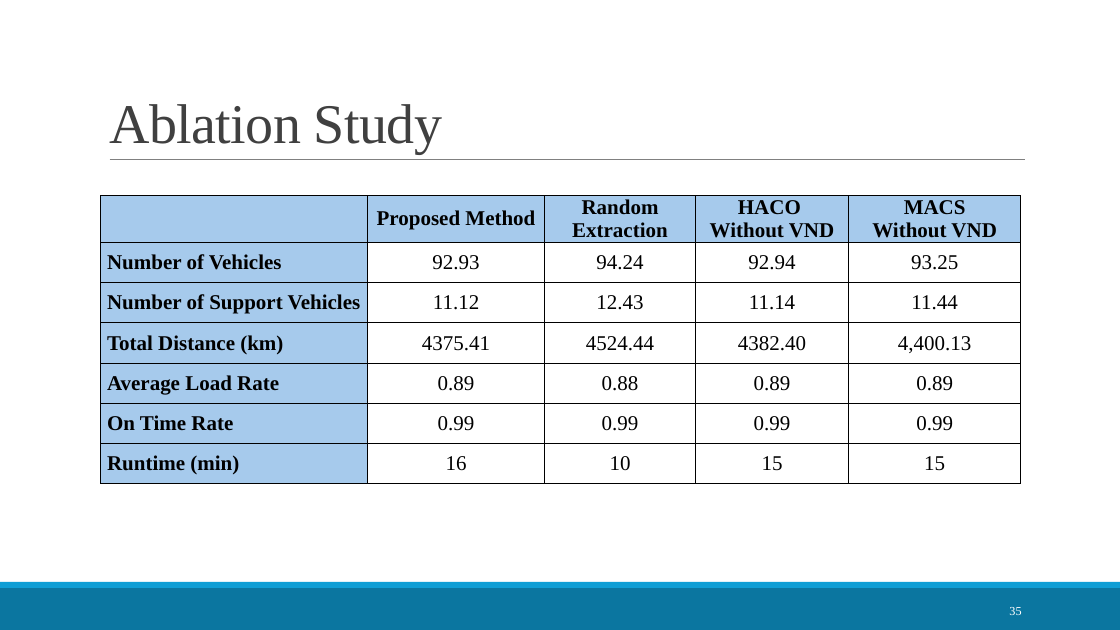
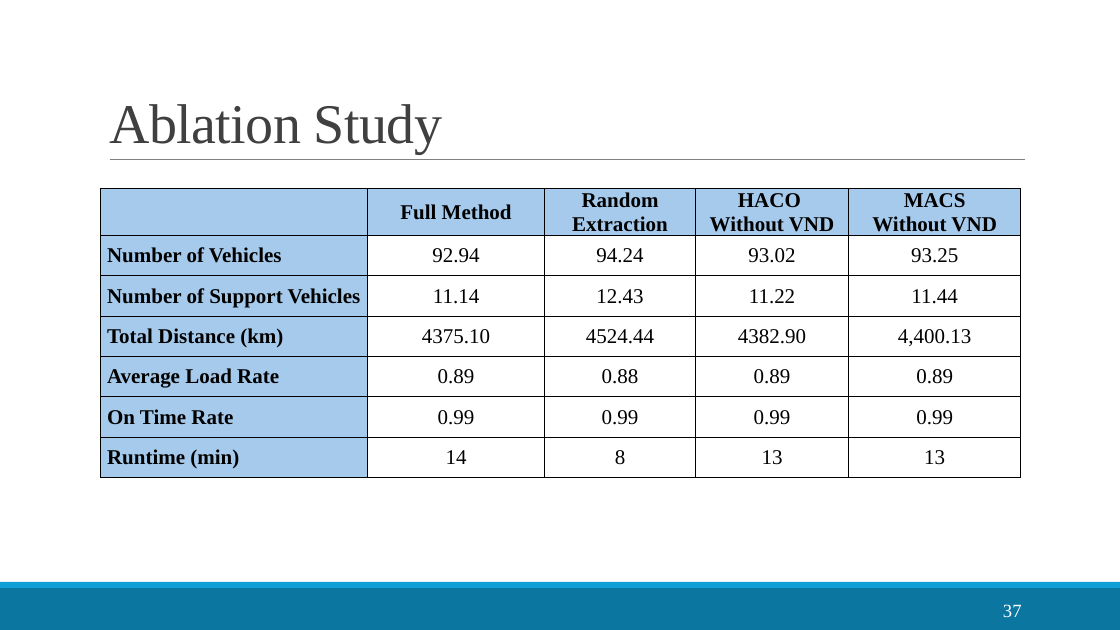
Before and after one commit to LloydGain/114_NTUT_Thesis, a slide deck: slide 37 of docs/thesis/114_楊宏傑_口試簡報.pptx (slide 35 before the commit). Drawn at 1120x630 pixels with LibreOffice and Linux fonts; fonts in the diff are those of the drawing. Boxes give left, top, right and bottom in pixels: in the first picture for what was removed or moved away, otherwise in the second. Text is boxed around its words. In the diff, an @@ line names an element or a change of style, - is before the commit and + after.

```diff
--- a/docs/thesis/114_楊宏傑_口試簡報.pptx
+++ b/docs/thesis/114_楊宏傑_口試簡報.pptx
@@ table at (101,189,1021,481) @@
-row 1, column 2: Proposed Method
+row 1, column 2: Full Method
-row 2, column 2: 92.93
+row 2, column 2: 92.94
-row 2, column 4: 92.94
+row 2, column 4: 93.02
-row 3, column 2: 11.12
+row 3, column 2: 11.14
-row 3, column 4: 11.14
+row 3, column 4: 11.22
-row 4, column 2: 4375.41
+row 4, column 2: 4375.10
-row 4, column 4: 4382.40
+row 4, column 4: 4382.90
-row 7: Runtime (min) | 16 | 10 | 15 | 15
+row 7: Runtime (min) | 14 | 8 | 13 | 13
@@ table: place and size @@
-table at (101,196,1021,488)
+table at (101,189,1021,481)
@@ page number at (1003,604,1022,617): text changed; size 10.5 to 16 pt @@
-35
+37
```
Also in this commit, not shown: 8 other slides changed, 5 slides added.
